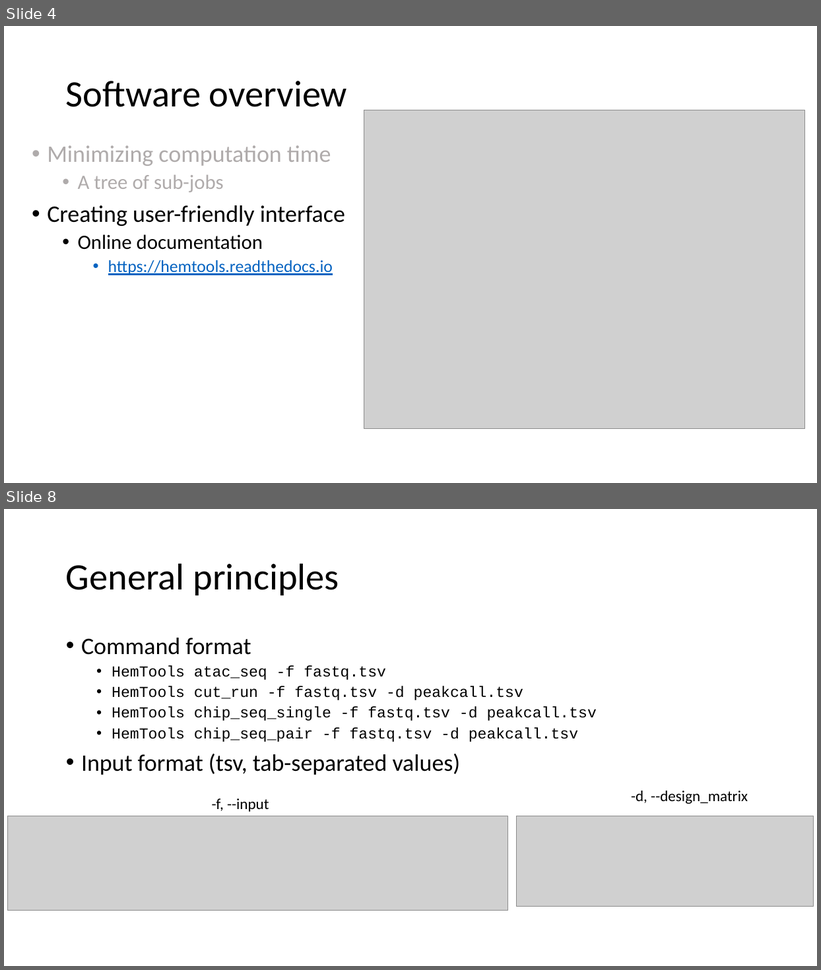
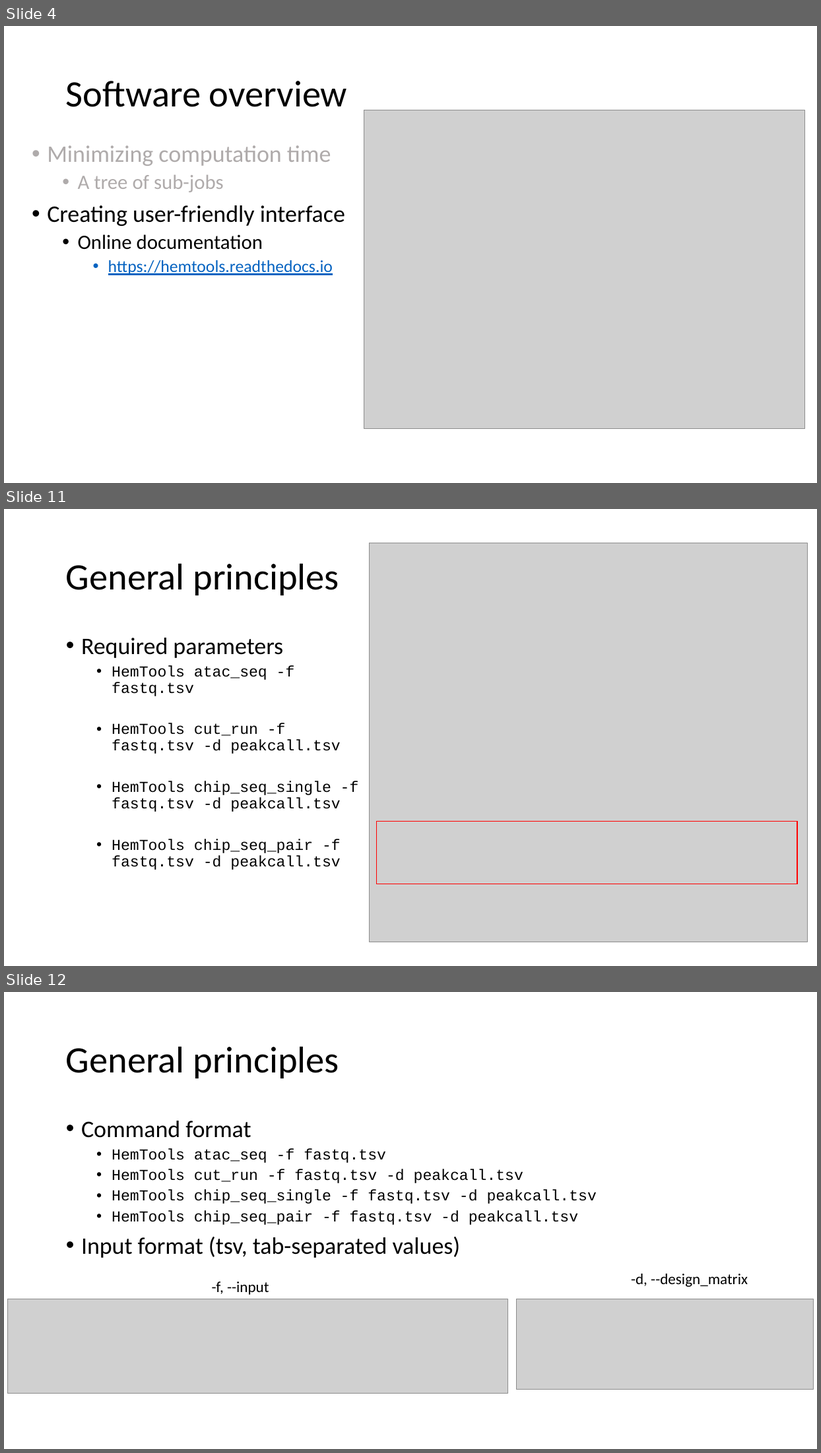
Before and after one commit to YichaoOU/HemTools, a slide deck: HemTools Tutorial.pptx. Shown one above the other, each under a label of ours: slides 4 and 8 before the commit, slides 4, 11 and 12 after it; the slides between them are not shown. The pictures are 821x970 and 821x1453 pixels, drawn with LibreOffice and Linux fonts; fonts in the diff are those of the drawing; grey boxes stand for pictures. Boxes give left, top, right and bottom in pixels: in the first picture for what was removed or moved away, otherwise in the second. Text is boxed around its words. In the diff, an @@ line names an element or a change of style, - is before the commit and + after.

```diff
--- a/HemTools Tutorial.pptx
+++ b/HemTools Tutorial.pptx
@@ slide 11 added at (4,509,817,966), background #FFFFFF @@
@@ picture added at (370,543,807,942) @@
@@ title added at (66,563,339,595), 44 pt, text #000000 @@
+General principles
@@ text added at (81,638,359,870), 18 pt, text #000000 @@
+• Required parameters
+  • HemTools atac_seq -f fastq.tsv
+  • HemTools cut_run -f fastq.tsv -d peakcall.tsv
+  • HemTools chip_seq_single -f fastq.tsv -d peakcall.tsv
+  • HemTools chip_seq_pair -f fastq.tsv -d peakcall.tsv
@@ rectangle added at (377,821,797,884), outline #FF0000 1 pt @@
@@ what was slide 8 is now slide 12 @@
```
Also in this commit, not shown: 4 slides changed, 3 other slides added, 5 other files.
